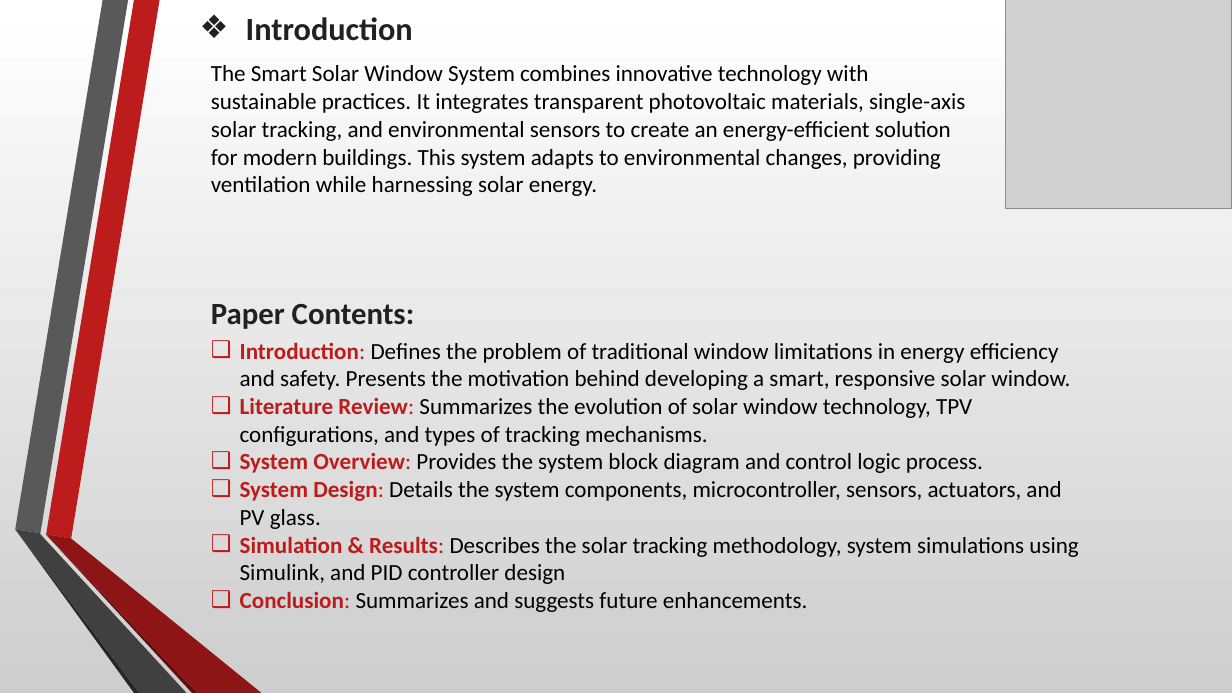
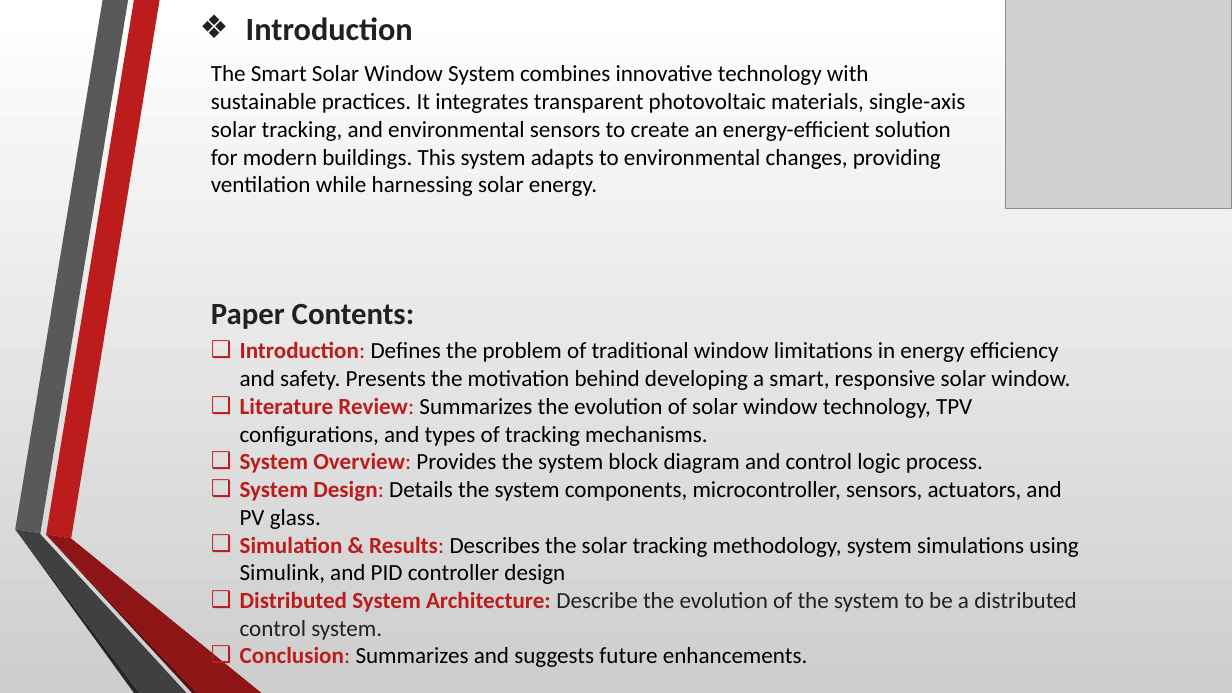
Before and after one commit to IdreesAbuEtewy/IntelliGlass-Smart-Solar-Window-System, a slide deck: slide 2 of SSWS- IntelliGlass_presentation.pptx. Drawn at 1232x693 pixels with LibreOffice and Linux fonts; fonts in the diff are those of the drawing; grey boxes stand for pictures. Boxes give left, top, right and bottom in pixels: in the first picture for what was removed or moved away, otherwise in the second. Text is boxed around its words. In the diff, an @@ line names an element or a change of style, - is before the commit and + after.

Commit message:
feat: add new slide

```diff
--- a/SSWS- IntelliGlass_presentation.pptx
+++ b/SSWS- IntelliGlass_presentation.pptx
@@ text at <box>240,592,1077,640</box>: paragraph added @@
+❑ Distributed System Architecture: Describe the evolution of the system to be a distributed control system.
```
Also in this commit, not shown: 1 slide added, 1 other file.
